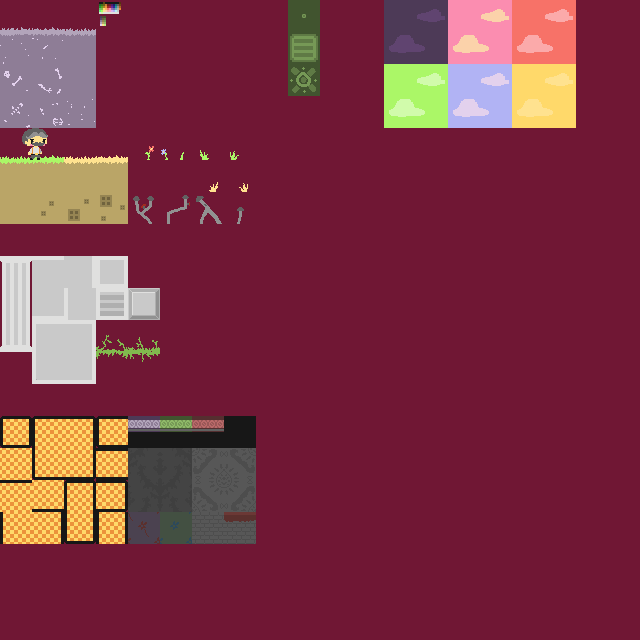
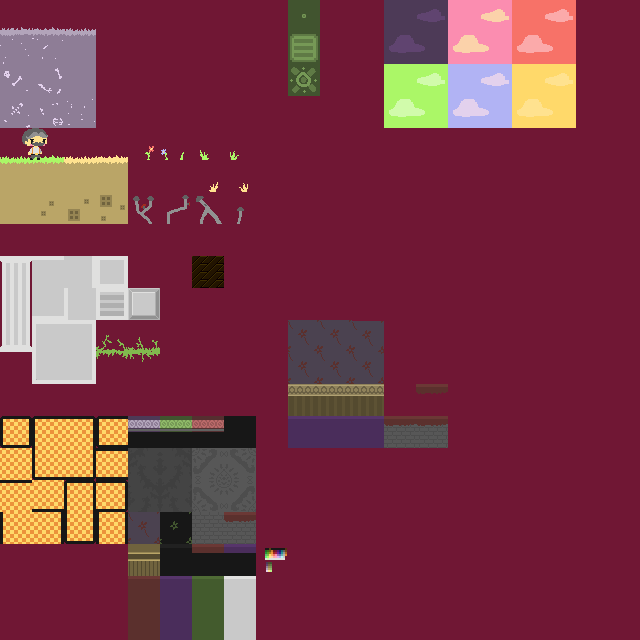
Layered file, before and after one edit (640 × 640). Changes by layer:
painted on "tiles" over [99, 2, 448, 640]
